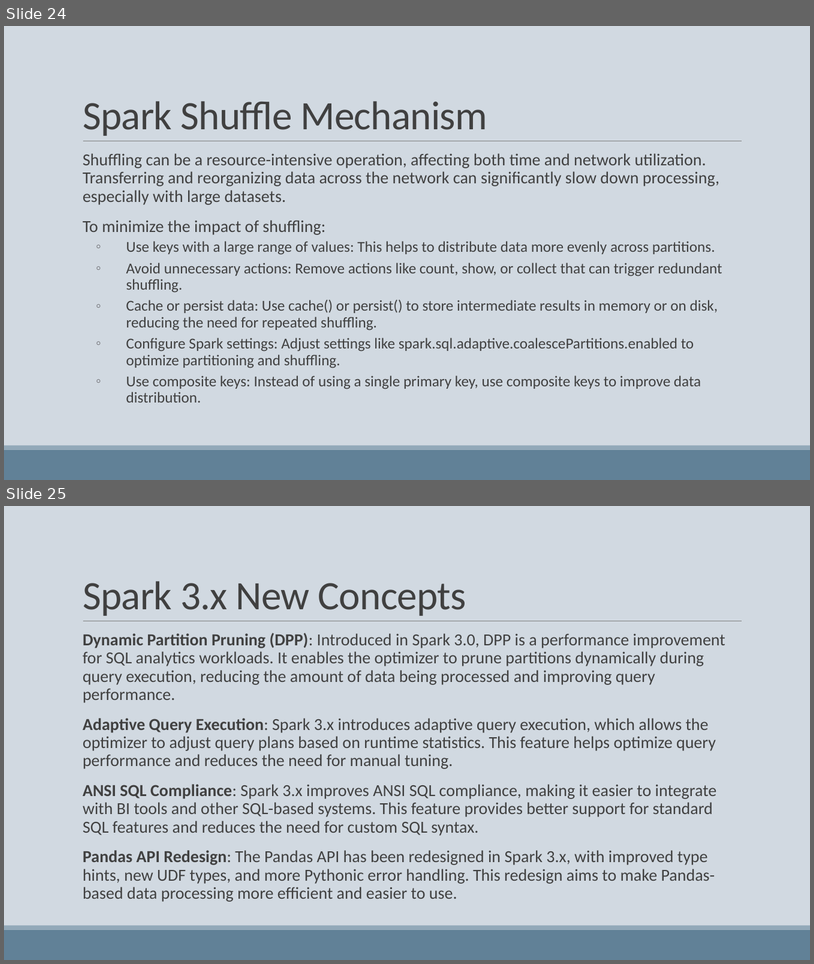
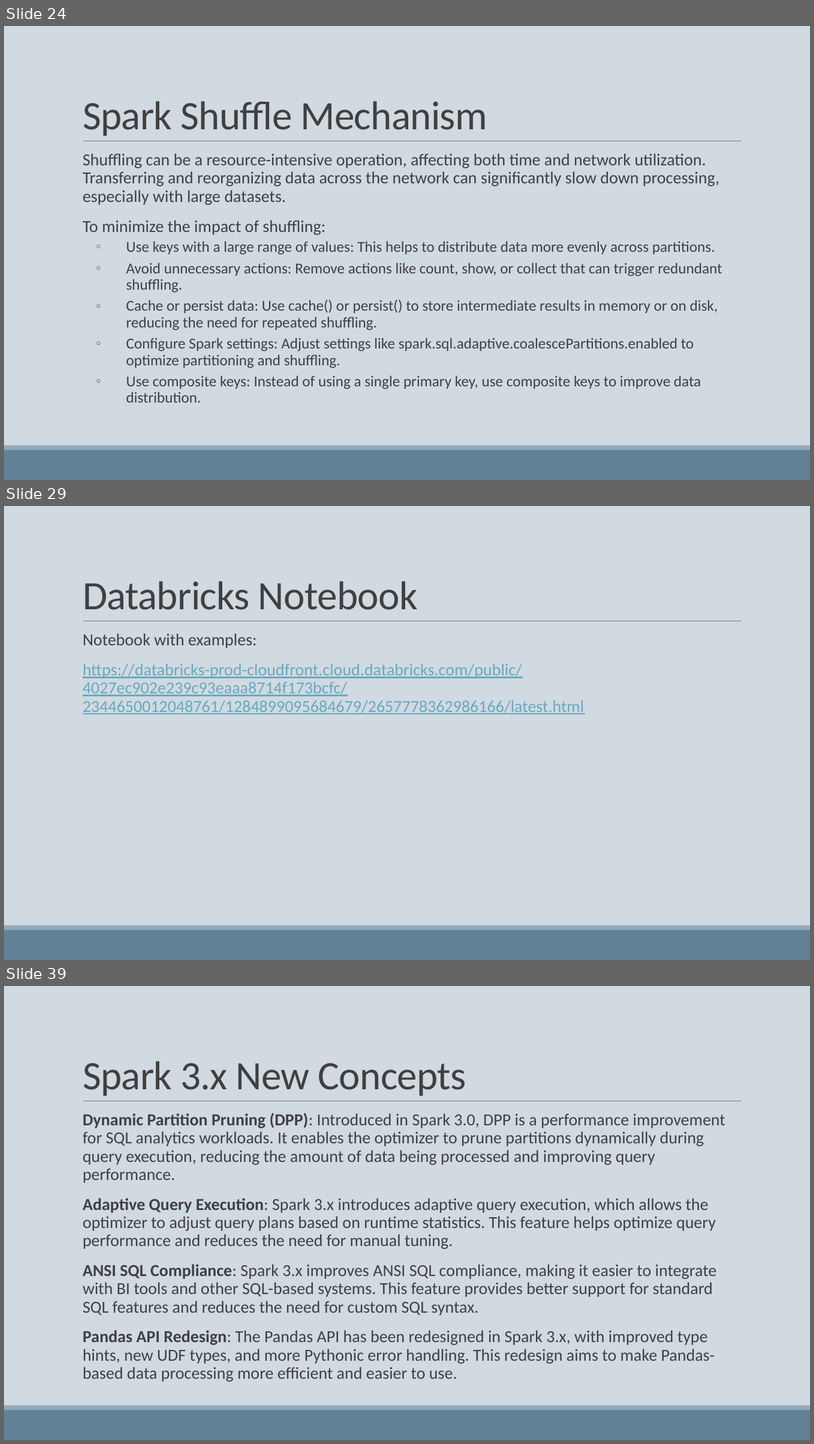
Before and after one commit to robertoprjr/presentations, a slide deck: apache_spark_2x.pptx. Shown one above the other, each under a label of ours: slides 24 and 25 before the commit, slides 24, 29 and 39 after it; the slides between them are not shown. The pictures are 814x964 and 814x1444 pixels, drawn with LibreOffice and Linux fonts; fonts in the diff are those of the drawing. Boxes give left, top, right and bottom in pixels: in the first picture for what was removed or moved away, otherwise in the second. Text is boxed around its words. In the diff, an @@ line names an element or a change of style, - is before the commit and + after.

```diff
--- a/apache_spark_2x.pptx
+++ b/apache_spark_2x.pptx
@@ slide 29 added at bbox=[4, 506, 810, 960], background #D1D9E1; not listed: 3 template elements that a slide beside it also shows @@
@@ title added at bbox=[83, 581, 418, 610], 48 pt, text #404040 @@
+Databricks Notebook
@@ text added at bbox=[83, 633, 584, 714], 20 pt, text #67AABF, underline @@
+  Notebook with examples:
+  https://databricks-prod-cloudfront.cloud.databricks.com/public/4027ec902e239c93eaaa8714f173bcfc/2344650012048761/1284899095684679/2657778362986166/latest.html
@@ what was slide 25 is now slide 39 @@
```
Also in this commit, not shown: 16 other slides added, 1 other file.
